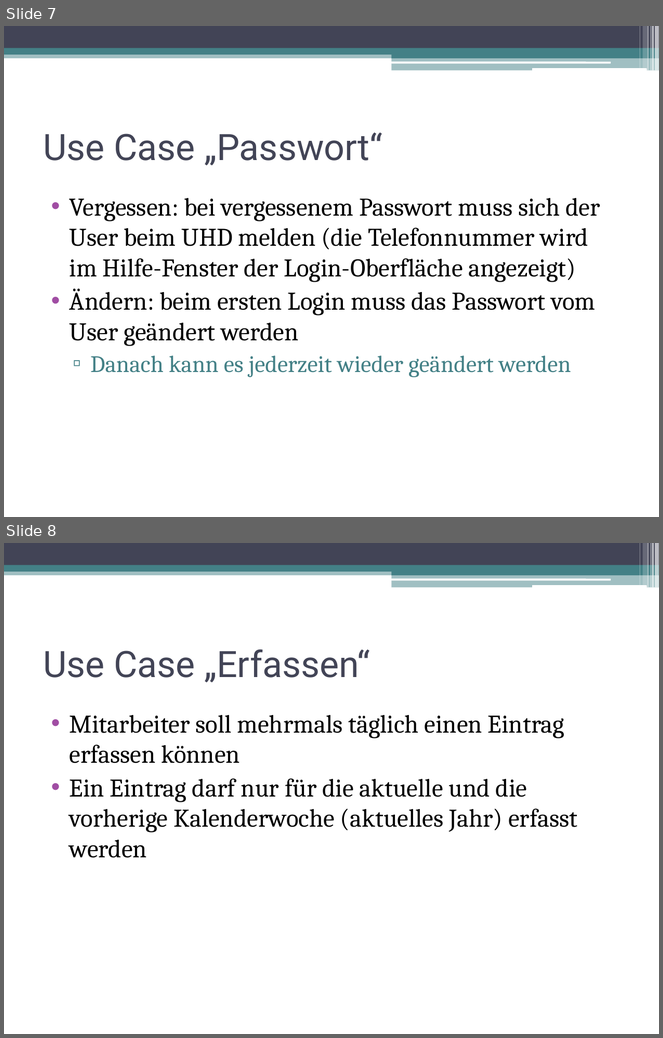
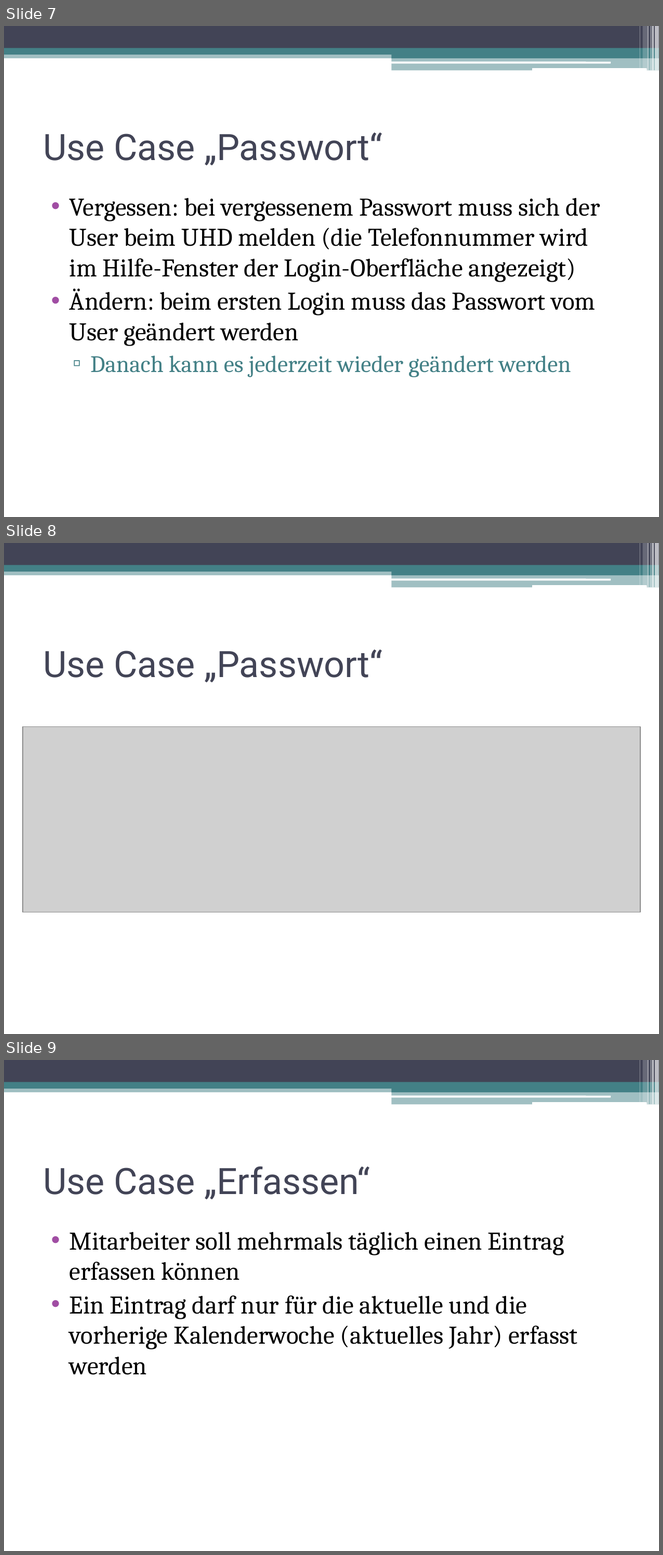
Before and after one commit to DanJoeHa/Fallstudie, a slide deck: Projektmanagement/Abschlusspräsentation.pptx. Shown one above the other, each under a label of ours: slides 7 and 8 before the commit, slides 7, 8 and 9 after it. The pictures are 663x1038 and 663x1555 pixels, drawn with LibreOffice and Linux fonts; fonts in the diff are those of the drawing; grey boxes stand for pictures. Boxes give left, top, right and bottom in pixels: in the first picture for what was removed or moved away, otherwise in the second. Text is boxed around its words. In the diff, an @@ line names an element or a change of style, - is before the commit and + after.

Commit message:
bearbeitet

```diff
--- a/Projektmanagement/Abschlusspräsentation.pptx
+++ b/Projektmanagement/Abschlusspräsentation.pptx
@@ slide 8 added at (4,543,659,1034), background #FFFFFF; not listed: 13 template elements that a slide beside it also shows @@
@@ title added at (43,650,383,682), 40 pt, text #424456 @@
+Use Case „Passwort“
@@ picture added at (23,727,641,913) @@
@@ what was slide 8 is now slide 9 @@
```
